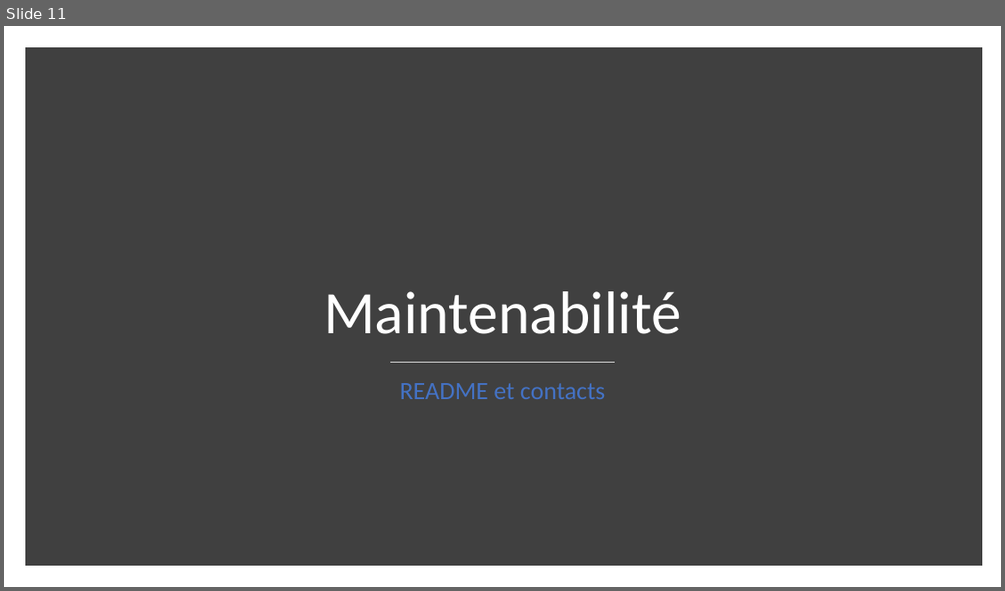
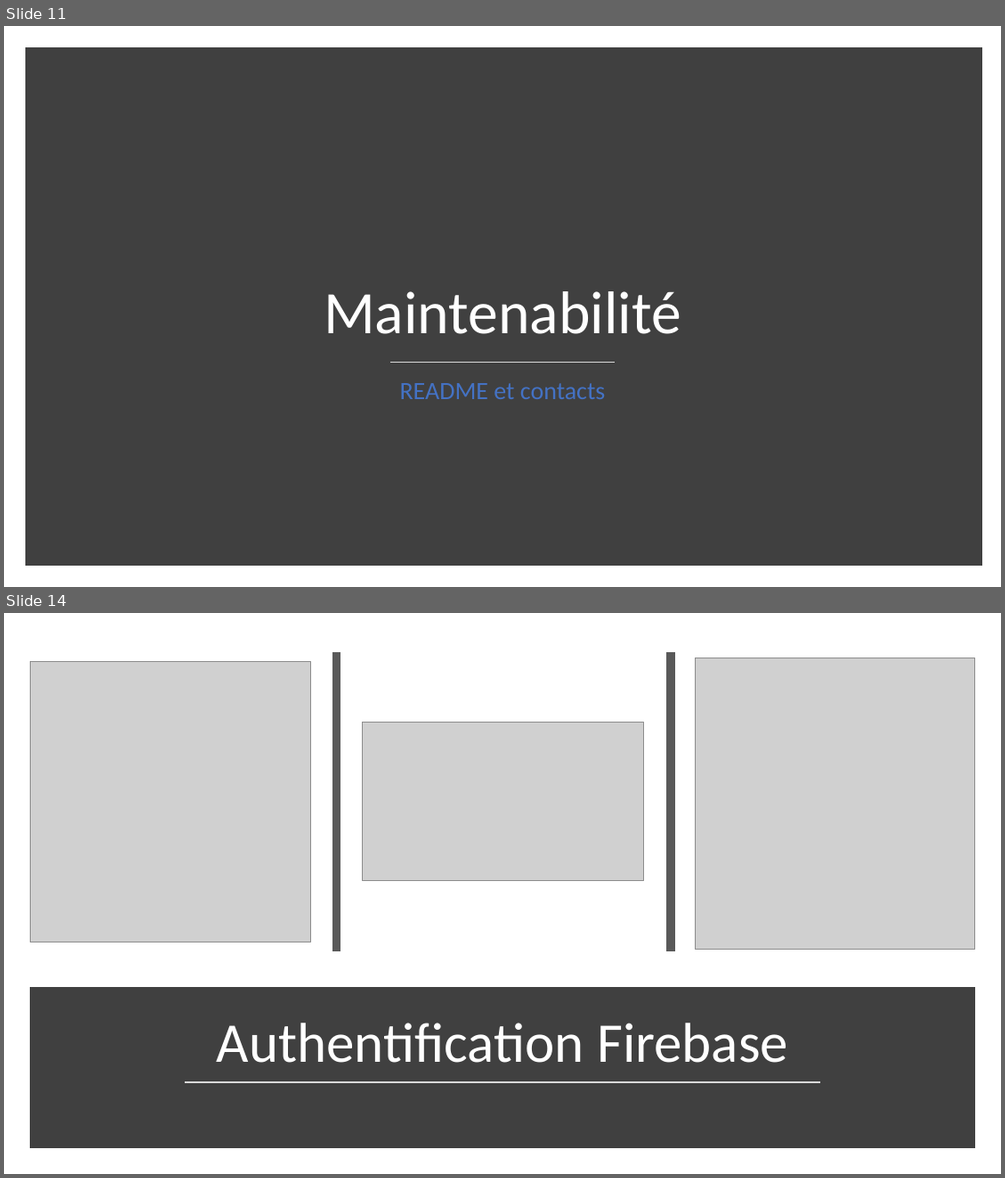
Before and after one commit to JulienElkaim/ENAP_Android, a slide deck: Projet 2A - Powerpoint Youtube.pptx. Shown one above the other, each under a label of ours: slide 11 before the commit, slides 11 and 14 after it; the slides between them are not shown. The pictures are 1005x591 and 1005x1178 pixels, drawn with LibreOffice and Linux fonts; fonts in the diff are those of the drawing; grey boxes stand for pictures. Boxes give left, top, right and bottom in pixels: in the first picture for what was removed or moved away, otherwise in the second. Text is boxed around its words. In the diff, an @@ line names an element or a change of style, - is before the commit and + after.

```diff
--- a/Projet 2A - Powerpoint Youtube.pptx
+++ b/Projet 2A - Powerpoint Youtube.pptx
@@ slide 14 added at (4,613,1001,1174), background #FFFFFF @@
@@ picture added at (30,662,310,942) @@
@@ line added from (337, 652) to (337, 951), #595959 8 pt @@
@@ line added from (671, 652) to (671, 951), #595959 8 pt @@
@@ picture added at (695,657,975,949) @@
@@ picture added at (363,722,643,881) @@
@@ rectangle added at (34,992,971,1143), fill #404040, outline #404040 10 pt @@
@@ title added at (217,1022,788,1062), 54 pt, text #FFFFFF @@
+Authentification Firebase
@@ line added from (185, 1083) to (821, 1083), #D9D9D9 1.75 pt @@
```
Also in this commit, not shown: 4 slides changed, 6 other slides added.
